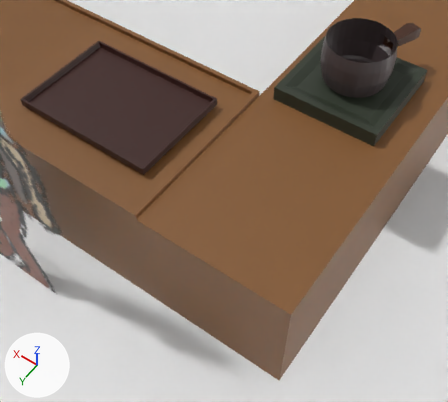
The glTF model assets/models/brewing_env.glb as it was, and as the next commit left it.
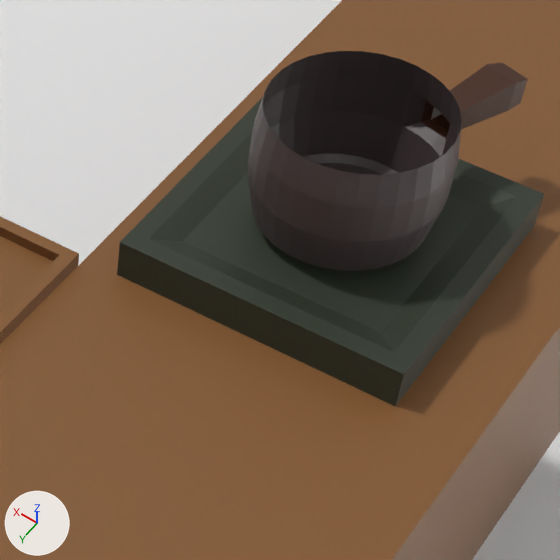
Each version appears first from a 50 mm camera at (-6.58, 4.75, 6.97) aimed at (-3.95, 1.08, 1.2), and next in a close-up on the part from 52% to 97% of the width and 0% to 50% of the height. Every picture has the same lights, and +X, +Y and +Z are marked at lower left. The older version's two pictures come first. Where no turn or scale is listed for an object, it has been applied to the vertices.

In view in the first close-up: 'Burner-col', 'Counter', 'FloorWalls', 'Kettle-col'.
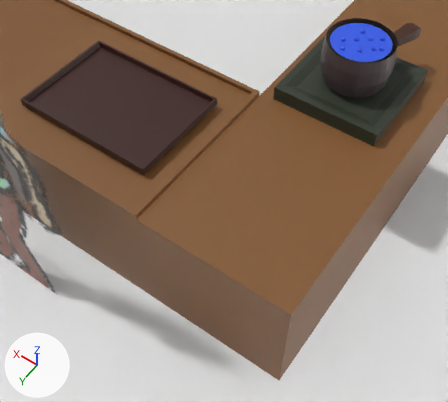
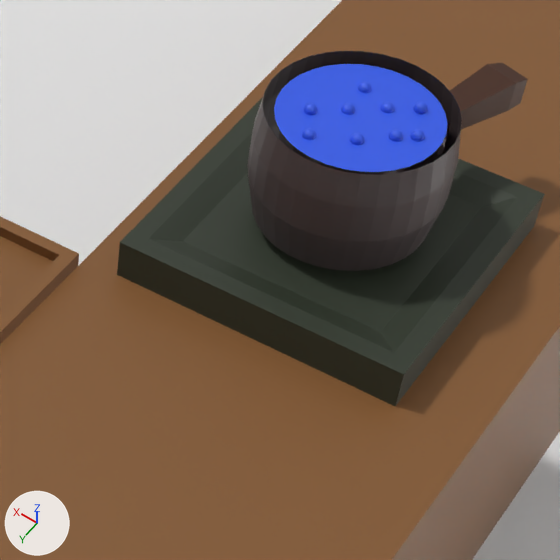
Pixel boxes [x1, y1, x2, y2] of what changed, in the close-ups (560 x 560 px):
'KettleWater', added (blue): after [274, 64, 448, 172]

What the commit changed:
Material 'KettleWater' (mat_kettlewater) is new.
Its base color is (0.0307, 0.104, 0.8) (blue #315be7).
Mesh me_cylinder_001 is new.
It has 4370 vertices, 8670 faces and spans x -0.364..0.364, y -0.364..0.364, z -0.027..0.039.
It uses material mat_kettlewater (blue #315be7).
Object 'KettleWater' (ob_kettlewater) is new; it shows me_cylinder_001.
Its location is (-4.409, -1.059, 2.354).
